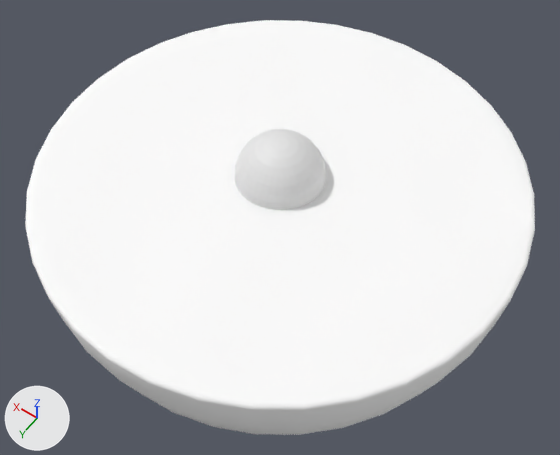
Before and after pictures for a commit that changed the glTF model front/public/models/ground_snow.glb.
Camera for both pictures: a 50 mm camera at (-6.61, 9.26, 12.68) aimed at (0.11, -0.15, -2.1). The axes (+X, +Y, +Z) are drawn at lower left. The lights are the same throughout.

Script lines for the objects in view, before the commit:
```python
me_sphere = bpy.data.meshes.new('Sphere')
me_sphere.from_pydata(...)  # 490 vertices, 976 faces; spans x -5.49..5.49, y -5.49..5.49, z -5.5..0.08
me_sphere.materials.append(mat_material_001)  # white #ffffff
me_sphere_001 = bpy.data.meshes.new('Sphere.001')
me_sphere_001.from_pydata(...)  # a UV sphere (36 segments, 16 rings, poles along z) spanning x -1.0..1.0, y -1.0..1.0, z -1.0..1.0
ob_sphere = bpy.data.objects.new('Sphere', me_sphere)
ob_sphere.location = (0.0, 0.0, 0.0)
ob_sphere_001 = bpy.data.objects.new('Sphere.001', me_sphere_001)
ob_sphere_001.location = (0.0, 0.0, 0.0)
```
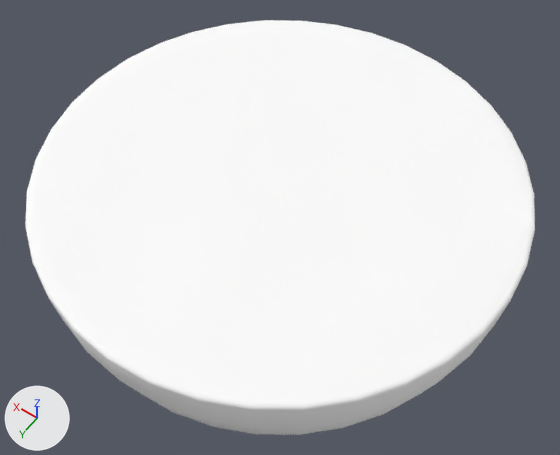
Where the change shows, as pixel boxes [x1, y1, x2, y2] in the pictures (560 x 455 px):
```json
{"object": "Sphere.001", "change": "deleted", "before": [235, 129, 326, 210]}
```

The change, as JSON lines over the scene's bpy script:
```json
{"op": "remove", "block": "ob_sphere_001", "code": ["ob_sphere_001 = bpy.data.objects.new('Sphere.001', me_sphere_001)", "ob_sphere_001.location = (0.0, 0.0, 0.0)"]}
```
